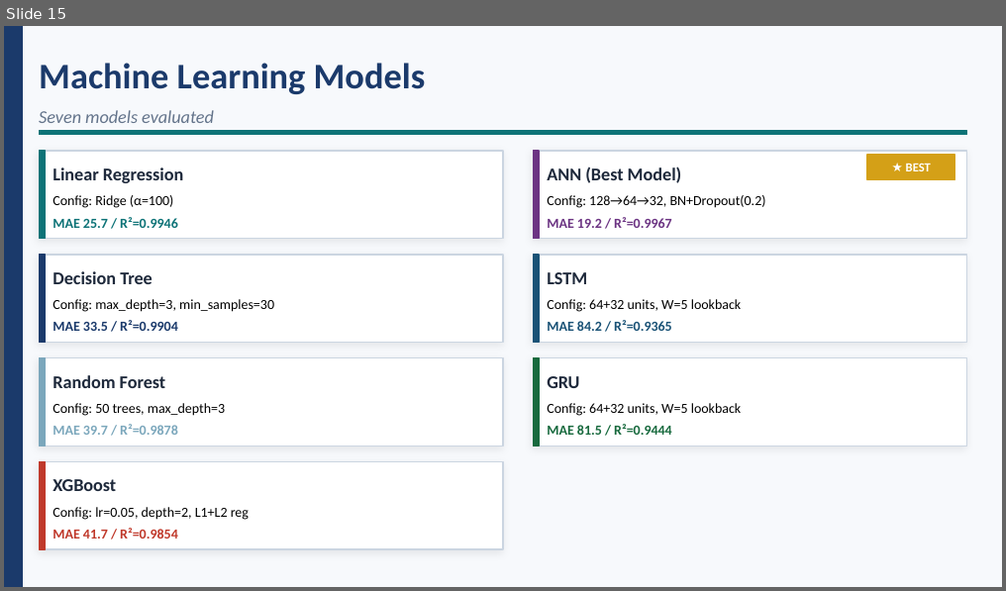
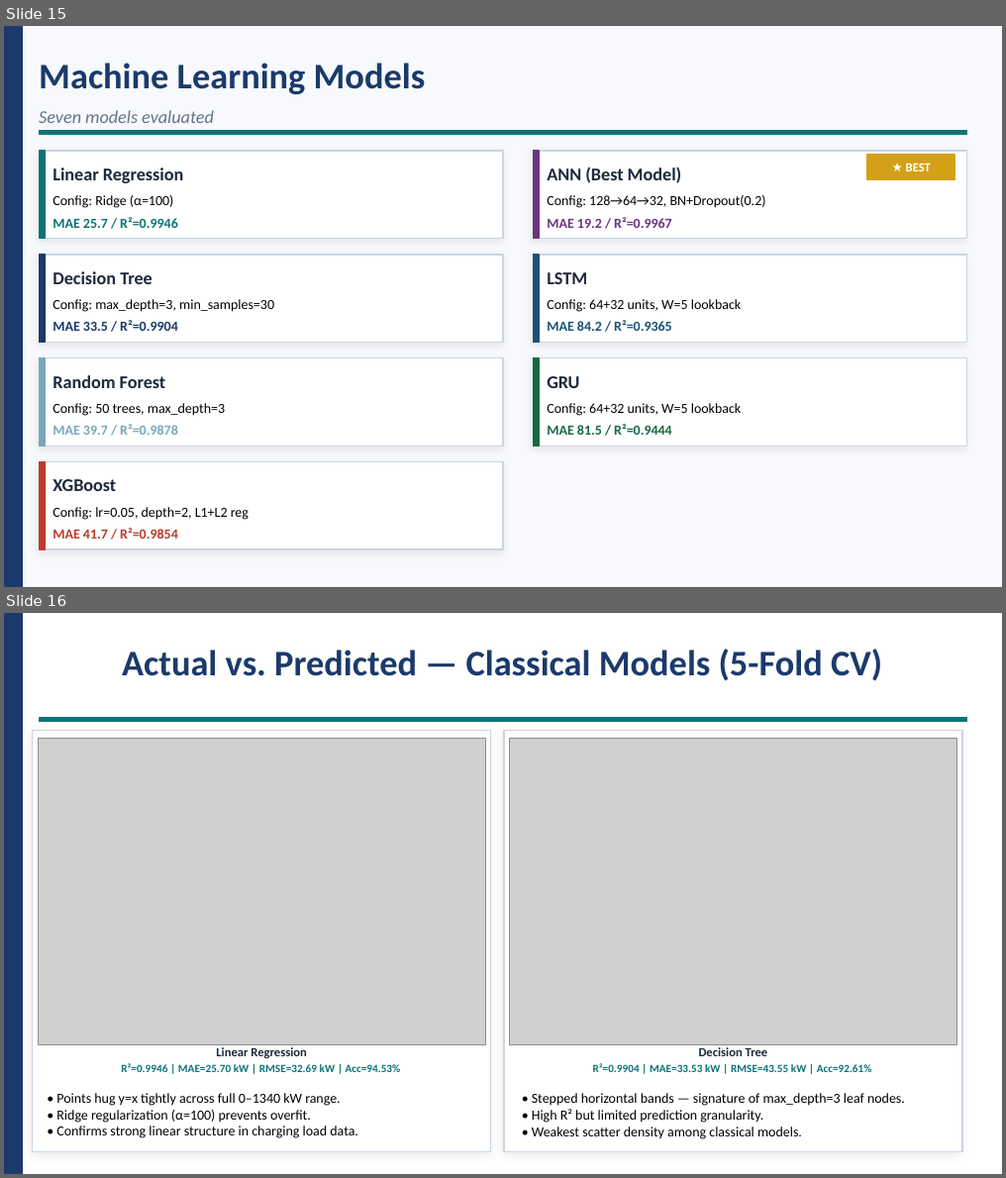
Before and after one commit to Rakesh01999/Research-Work-BPV, a slide deck: Thesis-Defense/defense/200112_Defense_Presentation.pptx. Shown one above the other, each under a label of ours: slide 15 before the commit, slides 15 and 16 after it. The pictures are 1006x591 and 1006x1178 pixels, drawn with LibreOffice and Linux fonts; fonts in the diff are those of the drawing; grey boxes stand for pictures. Boxes give left, top, right and bottom in pixels: in the first picture for what was removed or moved away, otherwise in the second. Text is boxed around its words. In the diff, an @@ line names an element or a change of style, - is before the commit and + after.

```diff
--- a/Thesis-Defense/defense/200112_Defense_Presentation.pptx
+++ b/Thesis-Defense/defense/200112_Defense_Presentation.pptx
@@ slide 16 added at (4,613,1002,1174), background #FFFFFF @@
@@ rectangle added at (4,613,22,1173), fill #1B3A6B, outline #1B3A6B 1 pt @@
@@ text added at (122,649,882,681), 26 pt, text #1B3A6B, bold @@
+Actual vs. Predicted — Classical Models (5-Fold CV)
@@ rectangle added at (32,731,490,1153), fill #FFFFFF, outline #CBD5E1 1 pt @@
@@ rectangle added at (39,718,967,722), fill #0D7377, outline #0D7377 1 pt @@
@@ rectangle added at (504,731,962,1153), fill #FFFFFF, outline #CBD5E1 1 pt @@
@@ picture added at (38,738,485,1045) @@
@@ picture added at (509,738,956,1045) @@
@@ text added at (216,1048,307,1059), 9 pt, text #1E293B, bold @@
+Linear Regression
@@ text added at (699,1048,768,1057), 9 pt, text #1E293B, bold @@
+Decision Tree
@@ text added at (121,1063,401,1072), 8 pt, text #0D7377, bold @@
+R²=0.9946 | MAE=25.70 kW | RMSE=32.69 kW | Acc=94.53%
@@ text added at (593,1063,872,1072), 8 pt, text #0D7377, bold @@
+R²=0.9904 | MAE=33.53 kW | RMSE=43.55 kW | Acc=92.61%
@@ text added at (56,1093,358,1139), 10 pt, text #000000 @@
+• Points hug y=x tightly across full 0–1340 kW range.
+• Ridge regularization (α=100) prevents overfit.
+• Confirms strong linear structure in charging load data.
@@ text added at (532,1093,905,1140), 10 pt, text #000000 @@
+• Stepped horizontal bands — signature of max_depth=3 leaf nodes.
+• High R² but limited prediction granularity.
+• Weakest scatter density among classical models.
```
Also in this commit, not shown: 4 slides changed, 4 other slides added, 2 other files.
